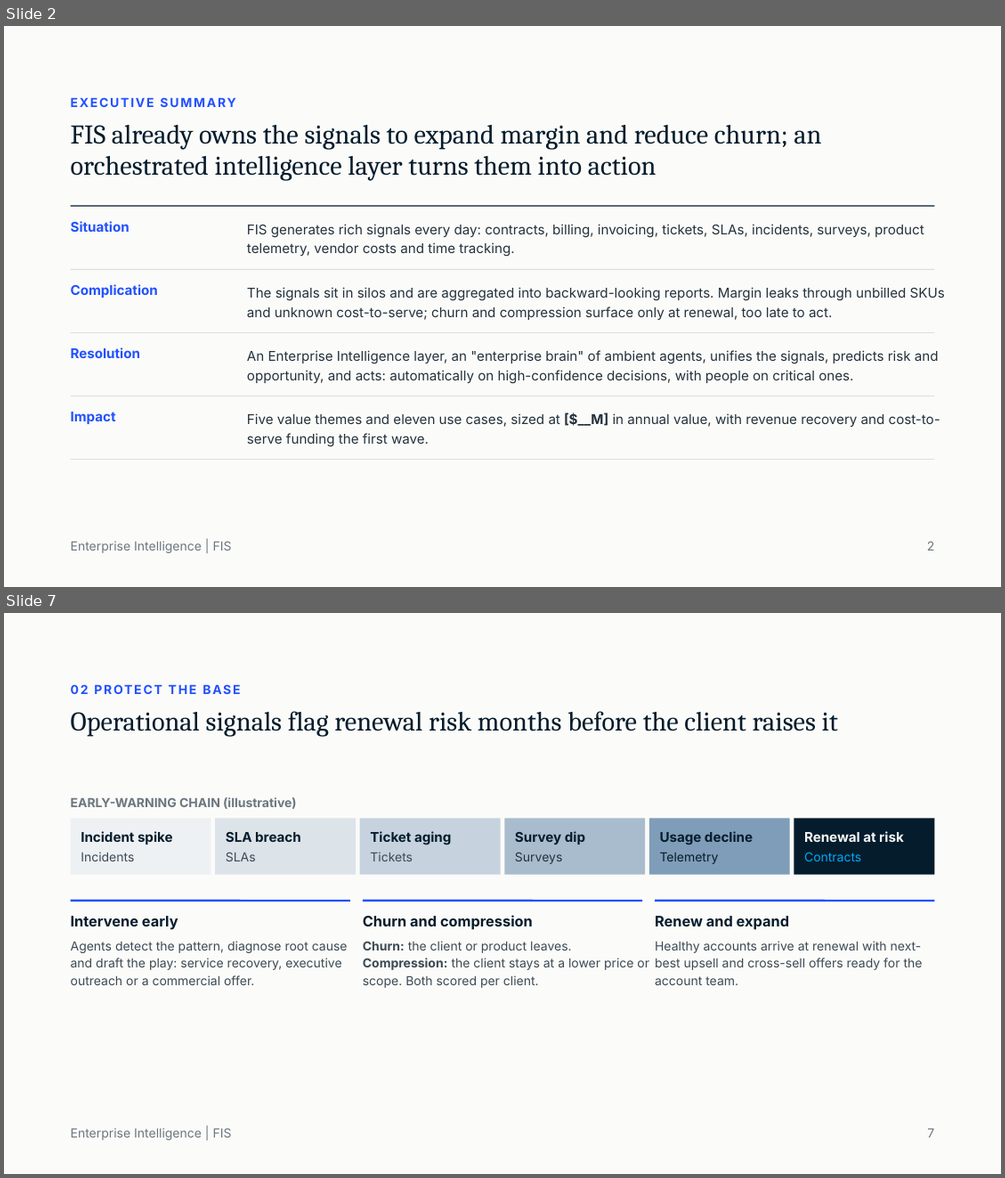
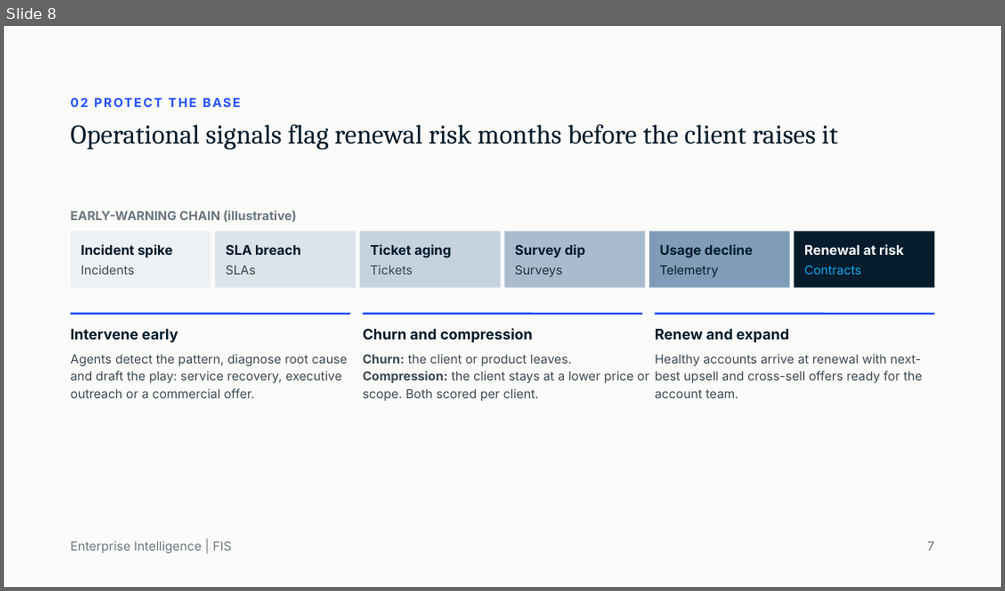
Before and after one commit to singhpawan/craigdeals, a slide deck: Enterprise Intelligence From Aggregated to Orchestrated.pptx. Shown one above the other, each under a label of ours: slides 2 and 7 before the commit, slide 8 after it; the slides between them are not shown. The pictures are 1005x1178 and 1005x591 pixels, drawn with LibreOffice and Linux fonts; fonts in the diff are those of the drawing. Boxes give left, top, right and bottom in pixels: in the first picture for what was removed or moved away, otherwise in the second. Text is boxed around its words. In the diff, an @@ line names an element or a change of style, - is before the commit and + after.

```diff
--- a/Enterprise Intelligence From Aggregated to Orchestrated.pptx
+++ b/Enterprise Intelligence From Aggregated to Orchestrated.pptx
@@ slide 2 removed at (x1=4, y1=26, x2=1001, y2=587), background #FBFBF9 @@
@@ text removed at (x1=71, y1=93, x2=961, y2=112) @@
-EXECUTIVE SUMMARY
@@ title removed at (x1=71, y1=125, x2=821, y2=180) @@
-FIS already owns the signals to expand margin and reduce churn; an orchestrated intelligence layer turns them into action
@@ line removed from (71, 206) to (934, 206) @@
@@ text removed at (x1=71, y1=221, x2=129, y2=232) @@
-Situation
@@ text removed at (x1=247, y1=224, x2=924, y2=257) @@
-FIS generates rich signals every day: contracts, billing, invoicing, tickets, SLAs, incidents, surveys, product telemetry, vendor costs and time tracking.
@@ line removed from (71, 269) to (934, 269) @@
@@ text removed at (x1=71, y1=284, x2=158, y2=297) @@
-Complication
@@ text removed at (x1=247, y1=287, x2=945, y2=320) @@
-The signals sit in silos and are aggregated into backward-looking reports. Margin leaks through unbilled SKUs and unknown cost-to-serve; churn and compression surface only at renewal, too late to act.
@@ line removed from (71, 332) to (934, 332) @@
@@ text removed at (x1=71, y1=347, x2=140, y2=358) @@
-Resolution
@@ text removed at (x1=247, y1=350, x2=938, y2=383) @@
-An Enterprise Intelligence layer, an "enterprise brain" of ambient agents, unifies the signals, predicts risk and opportunity, and acts: automatically on high-confidence decisions, with people on critical ones.
@@ line removed from (71, 395) to (934, 395) @@
@@ text removed at (x1=71, y1=411, x2=116, y2=424) @@
-Impact
@@ text removed at (x1=247, y1=412, x2=940, y2=446) @@
-Five value themes and eleven use cases, sized at [$__M] in annual value, with revenue recovery and cost-to-serve funding the first wave.
@@ line removed from (71, 459) to (934, 459) @@
@@ text removed at (x1=71, y1=540, x2=232, y2=553) @@
-Enterprise Intelligence | FIS
@@ text removed at (x1=927, y1=541, x2=935, y2=550) @@
-2
@@ what was slide 7 is now slide 8 @@
```
Also in this commit, not shown: 13 slides changed, 9 slides added, 2 other slides removed, 2 other files.
